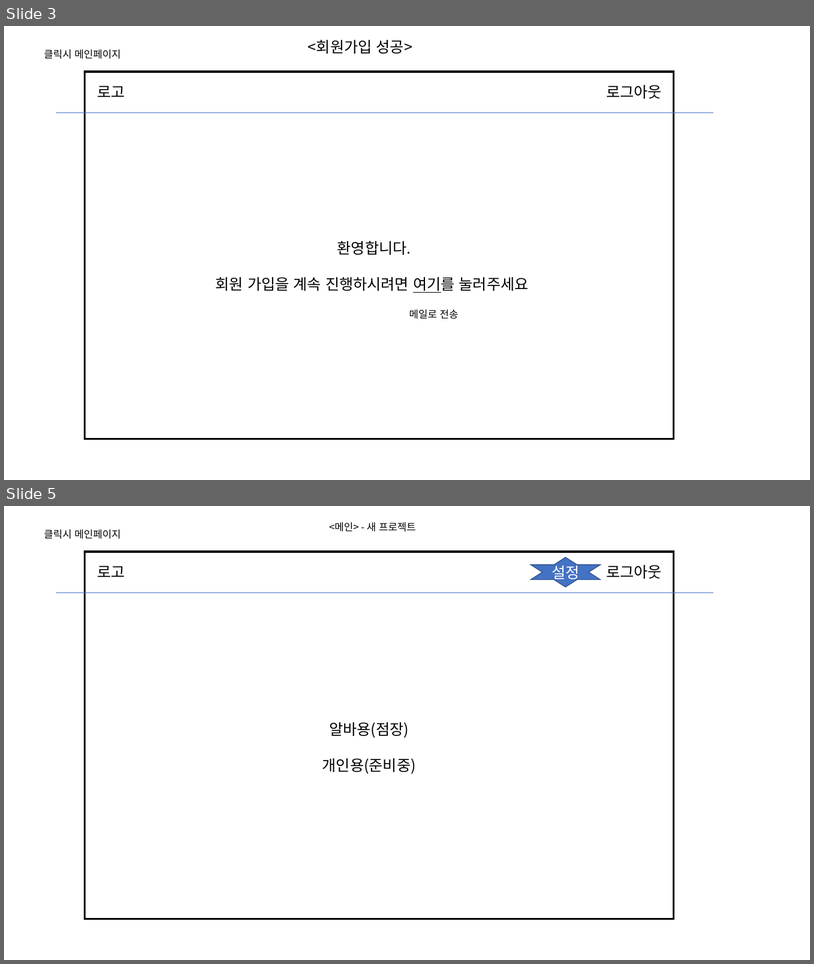
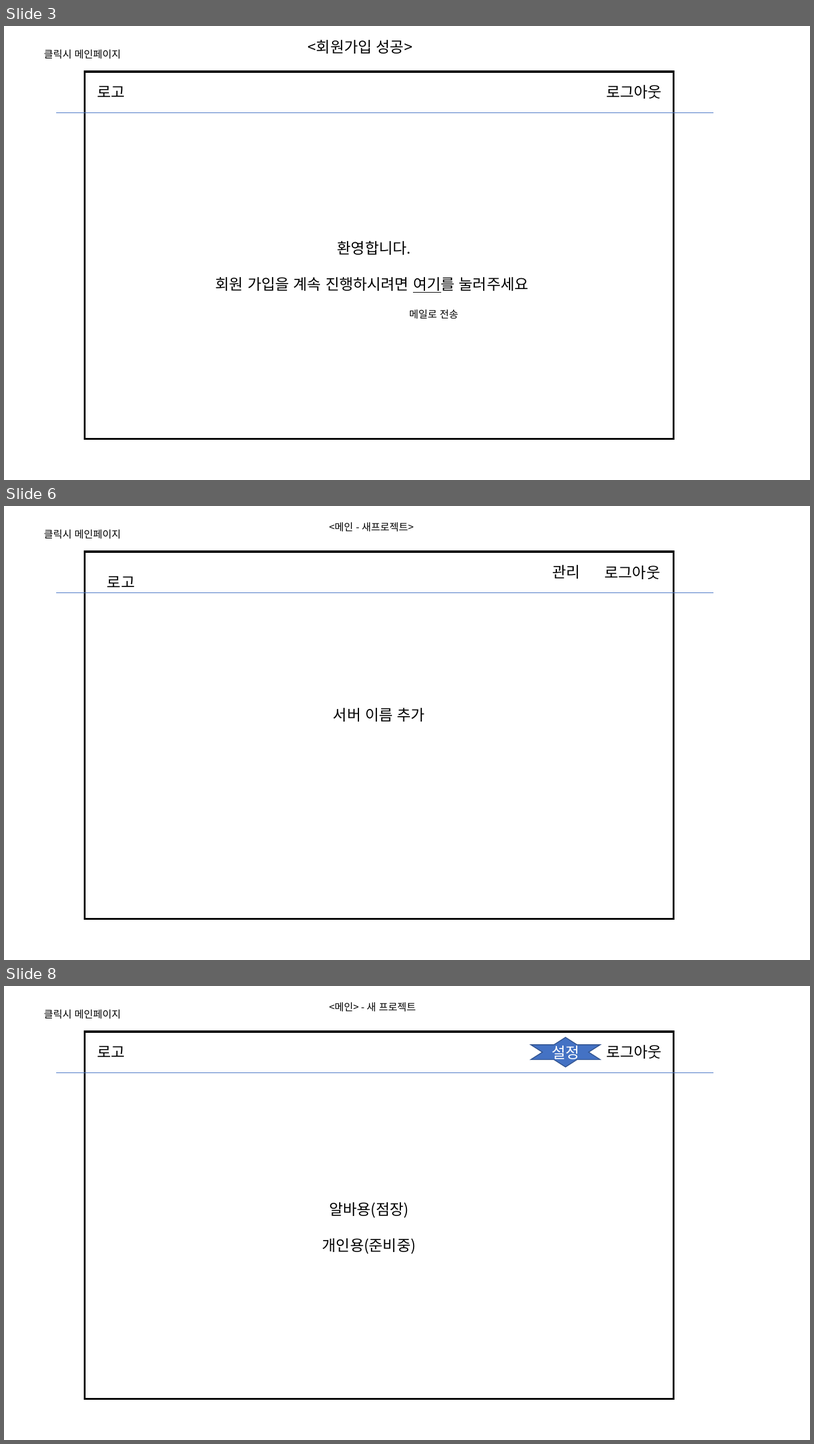
Before and after one commit to supersfel/ArbeitDiary, a slide deck: 화면.pptx. Shown one above the other, each under a label of ours: slides 3 and 5 before the commit, slides 3, 6 and 8 after it; the slides between them are not shown. The pictures are 814x964 and 814x1444 pixels, drawn with LibreOffice and Linux fonts; fonts in the diff are those of the drawing. Boxes give left, top, right and bottom in pixels: in the first picture for what was removed or moved away, otherwise in the second. Text is boxed around its words. In the diff, an @@ line names an element or a change of style, - is before the commit and + after.

```diff
--- a/화면.pptx
+++ b/화면.pptx
@@ slide 6 added at box(4, 506, 810, 960), background #FFFFFF @@
@@ text added at box(329, 522, 414, 532), 12 pt, text #000000 @@
+<메인 - 새프로젝트>
@@ text added at box(44, 529, 121, 539), 12 pt, text #000000 @@
+클릭시 메인페이지
@@ rectangle added at box(84, 552, 674, 919), outline #000000 2.25 pt @@
@@ text added at box(107, 576, 135, 587), 18 pt, text #000000 @@
+로고
@@ text added at box(552, 565, 580, 579), 18 pt, text #000000 @@
+관리
@@ text added at box(605, 565, 661, 579), 18 pt, text #000000 @@
+로그아웃
@@ line added from (56, 592) to (714, 592), #4472C4 0.5 pt @@
@@ text added at box(333, 708, 425, 721), 18 pt, text #000000 @@
+서버 이름 추가
@@ what was slide 5 is now slide 8 @@
```
Also in this commit, not shown: 5 slides changed, 3 other slides added.
